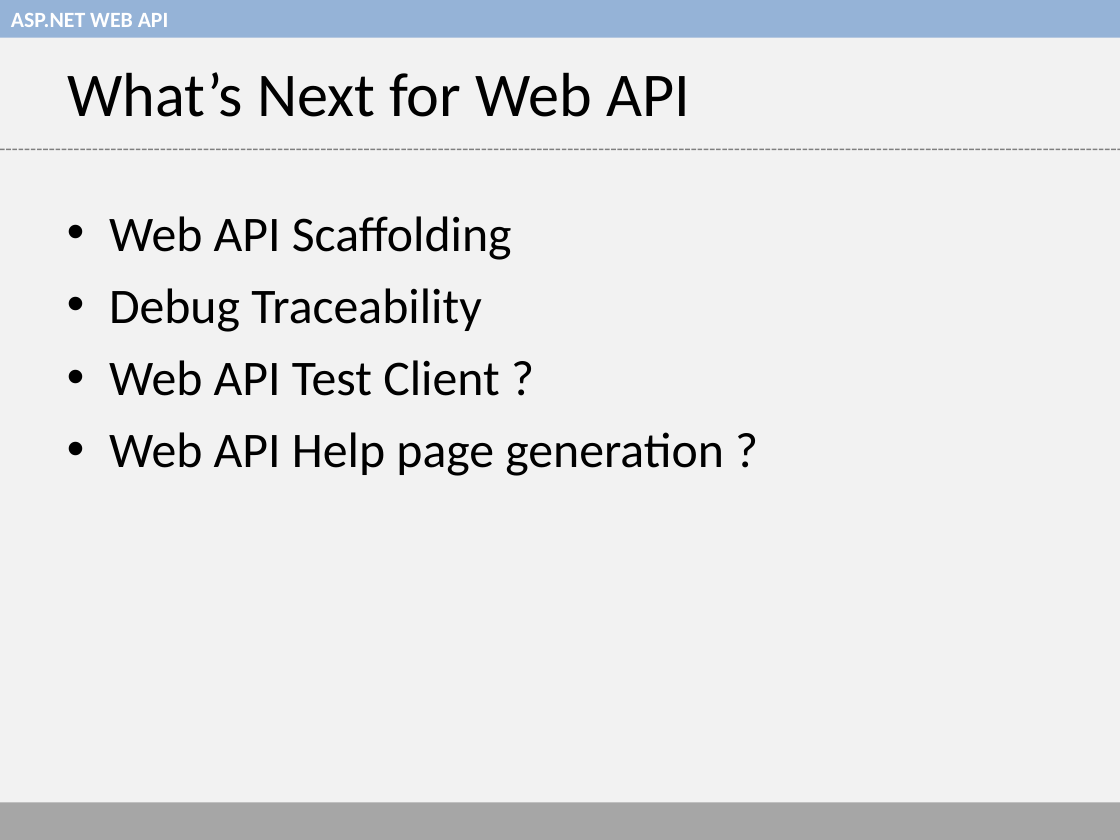
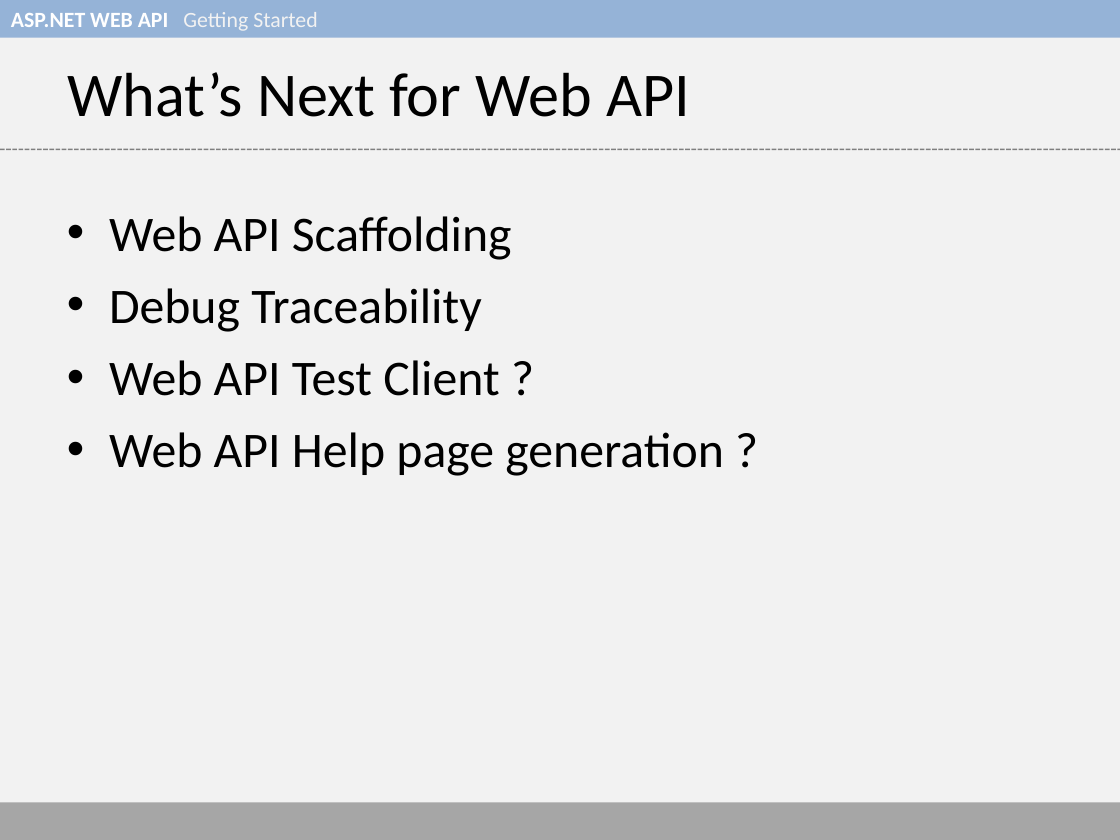
Before and after one commit to thaslam/hartford-code-camp-5, a slide deck: slide 18 of web-api-presentation.ppt. Drawn at 1120x840 pixels with LibreOffice and Linux fonts; fonts in the diff are those of the drawing. Boxes give left, top, right and bottom in pixels: in the first picture for what was removed or moved away, otherwise in the second. Text is boxed around its words. In the diff, an @@ line names an element or a change of style, - is before the commit and + after.

```diff
--- a/web-api-presentation.ppt
+++ b/web-api-presentation.ppt
@@ text in rectangle at box(11, 12, 317, 31): text changed; text colour #FFFFFF to #F2F2F2; bold off @@
-ASP.NET WEB API
+ASP.NET WEB API Getting Started
```
Also in this commit, not shown: 19 other slides changed.
